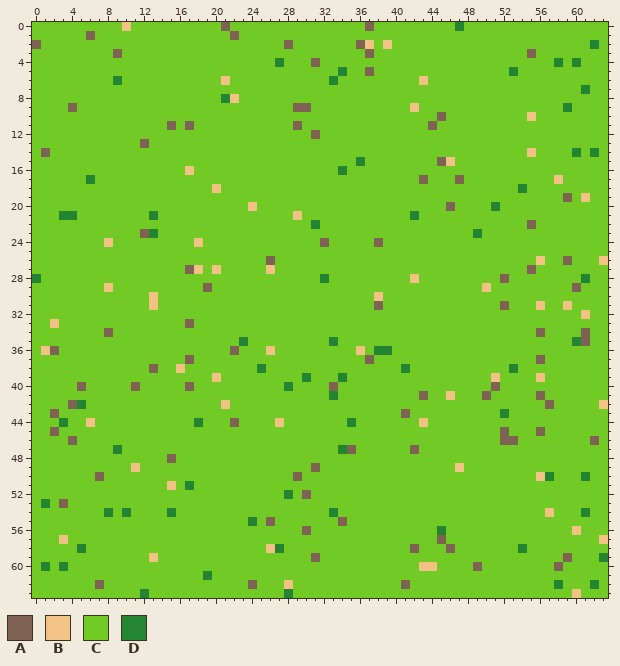
A pixel-art sprite gets an edit: sprites/grass.png. That is the earlier state.
The file is 64x64 pixels.
Palette (. is transparent): A #7e6352  B #f1c284  C #72cb25  D #238531
Now the later version:
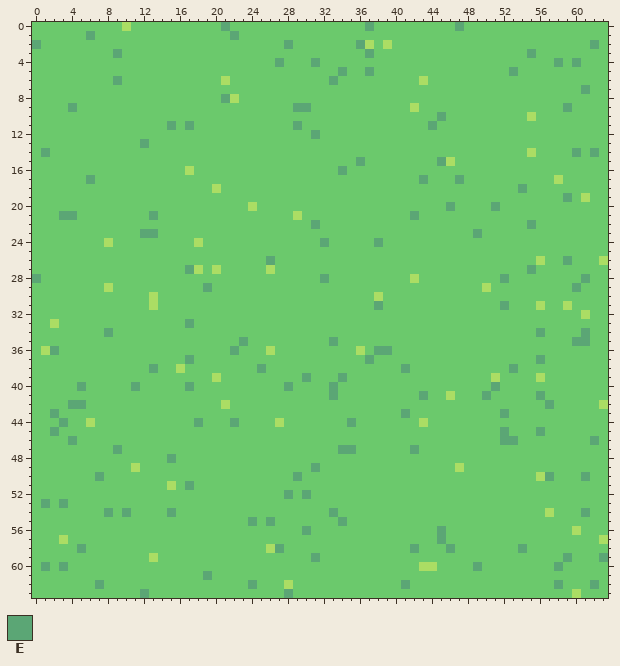
Colours new in this view: E #5ba675
Edits made:
colour B: #f1c284 -> #abdd64
colour C: #72cb25 -> #6bc96c
y 0: x 21 A -> E; x 37 A -> E; x 47 D -> E
y 1: x 6 A -> E; x 22 A -> E
y 2: x 0 A -> E; x 28 A -> E; x 36 A -> E; x 62 D -> E
y 3: x 9 A -> E; x 37 A -> E; x 55 A -> E
y 4: x 27 D -> E; x 31 A -> E; x 58 D -> E; x 60 D -> E
y 5: x 34 D -> E; x 37 A -> E; x 53 D -> E
y 6: x 9 D -> E; x 33 D -> E
y 7: x 61 D -> E
y 8: x 21 D -> E
y 9: x 4 A -> E; x 29..30 AA -> EE; x 59 D -> E
y 10: x 45 A -> E
y 11: x 15 A -> E; x 17 A -> E; x 29 A -> E; x 44 A -> E
y 12: x 31 A -> E
y 13: x 12 A -> E
y 14: x 1 A -> E; x 60 D -> E; x 62 D -> E
y 15: x 36 D -> E; x 45 A -> E
y 16: x 34 D -> E
y 17: x 6 D -> E; x 43 A -> E; x 47 A -> E
y 18: x 54 D -> E
y 19: x 59 A -> E
y 20: x 46 A -> E; x 51 D -> E
y 21: x 3..4 DD -> EE; x 13 D -> E; x 42 D -> E
y 22: x 31 D -> E; x 55 A -> E
y 23: x 12..13 AD -> EE; x 49 D -> E
y 24: x 32 A -> E; x 38 A -> E
y 26: x 26 A -> E; x 59 A -> E
y 27: x 17 A -> E; x 55 A -> E
y 28: x 0 D -> E; x 32 D -> E; x 52 A -> E; x 61 D -> E
y 29: x 19 A -> E; x 60 A -> E
y 31: x 38 A -> E; x 52 A -> E
y 33: x 17 A -> E
y 34: x 8 A -> E; x 56 A -> E; x 61 A -> E
y 35: x 23 D -> E; x 33 D -> E; x 60..61 DA -> EE
y 36: x 2 A -> E; x 22 A -> E; x 38..39 DD -> EE
y 37: x 17 A -> E; x 37 A -> E; x 56 A -> E
y 38: x 13 A -> E; x 25 D -> E; x 41 D -> E; x 53 D -> E
y 39: x 30 D -> E; x 34 D -> E
y 40: x 5 A -> E; x 11 A -> E; x 17 A -> E; x 28 D -> E; x 33 A -> E; x 51 A -> E
y 41: x 33 D -> E; x 43 A -> E; x 50 A -> E; x 56 A -> E
y 42: x 4..5 AD -> EE; x 57 A -> E
y 43: x 2 A -> E; x 41 A -> E; x 52 D -> E
y 44: x 3 D -> E; x 18 D -> E; x 22 A -> E; x 35 D -> E
y 45: x 2 A -> E; x 52 A -> E; x 56 A -> E
y 46: x 4 A -> E; x 52..53 AA -> EE; x 62 A -> E
y 47: x 9 D -> E; x 34..35 DA -> EE; x 42 A -> E
y 48: x 15 A -> E
y 49: x 31 A -> E
y 50: x 7 A -> E; x 29 A -> E; x 57 D -> E; x 61 D -> E
y 51: x 17 D -> E
y 52: x 28 D -> E; x 30 A -> E
y 53: x 1 D -> E; x 3 A -> E
y 54: x 8 D -> E; x 10 D -> E; x 15 D -> E; x 33 D -> E; x 61 D -> E
y 55: x 24 D -> E; x 26 A -> E; x 34 A -> E
y 56: x 30 A -> E; x 45 D -> E
y 57: x 45 A -> E
y 58: x 5 D -> E; x 27 D -> E; x 42 A -> E; x 46 A -> E; x 54 D -> E
y 59: x 31 A -> E; x 59 A -> E; x 63 D -> E
y 60: x 1 D -> E; x 3 D -> E; x 49 A -> E; x 58 A -> E
y 61: x 19 D -> E
y 62: x 7 A -> E; x 24 A -> E; x 41 A -> E; x 58 D -> E; x 62 D -> E
y 63: x 12 D -> E; x 28 D -> E
